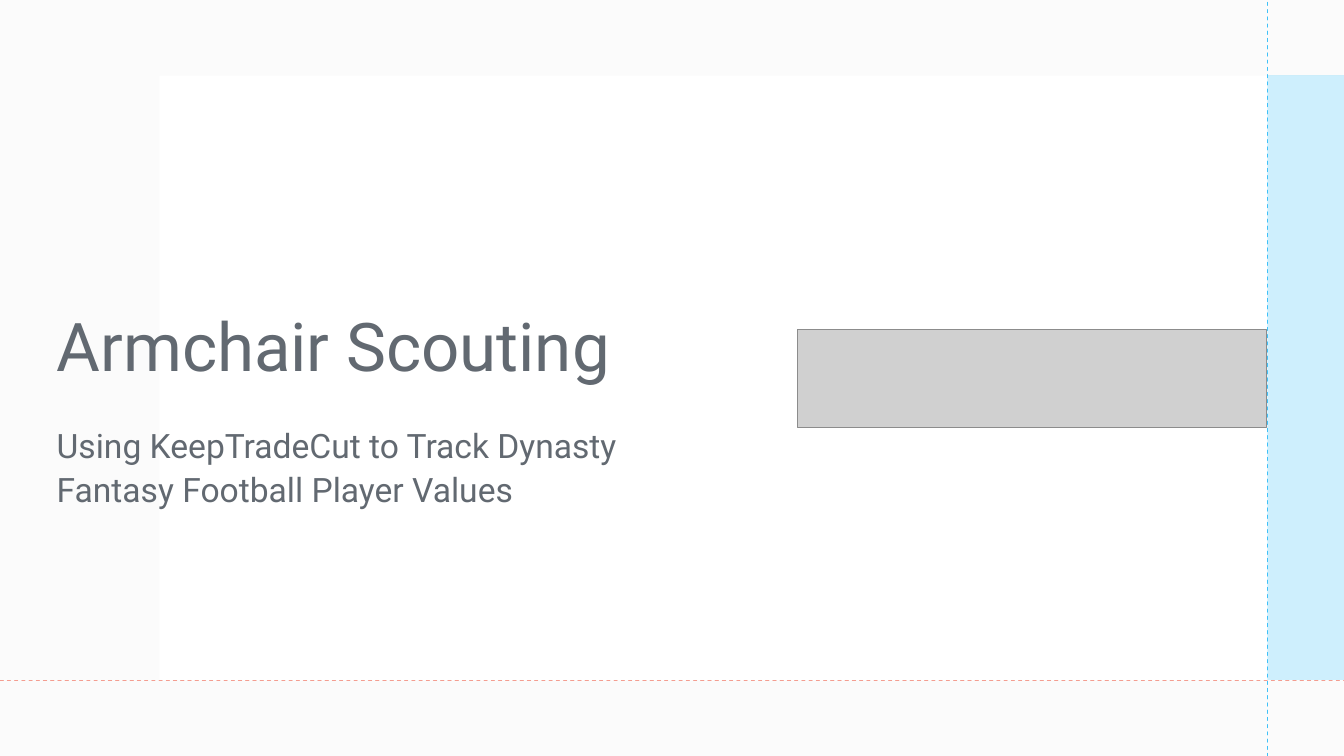
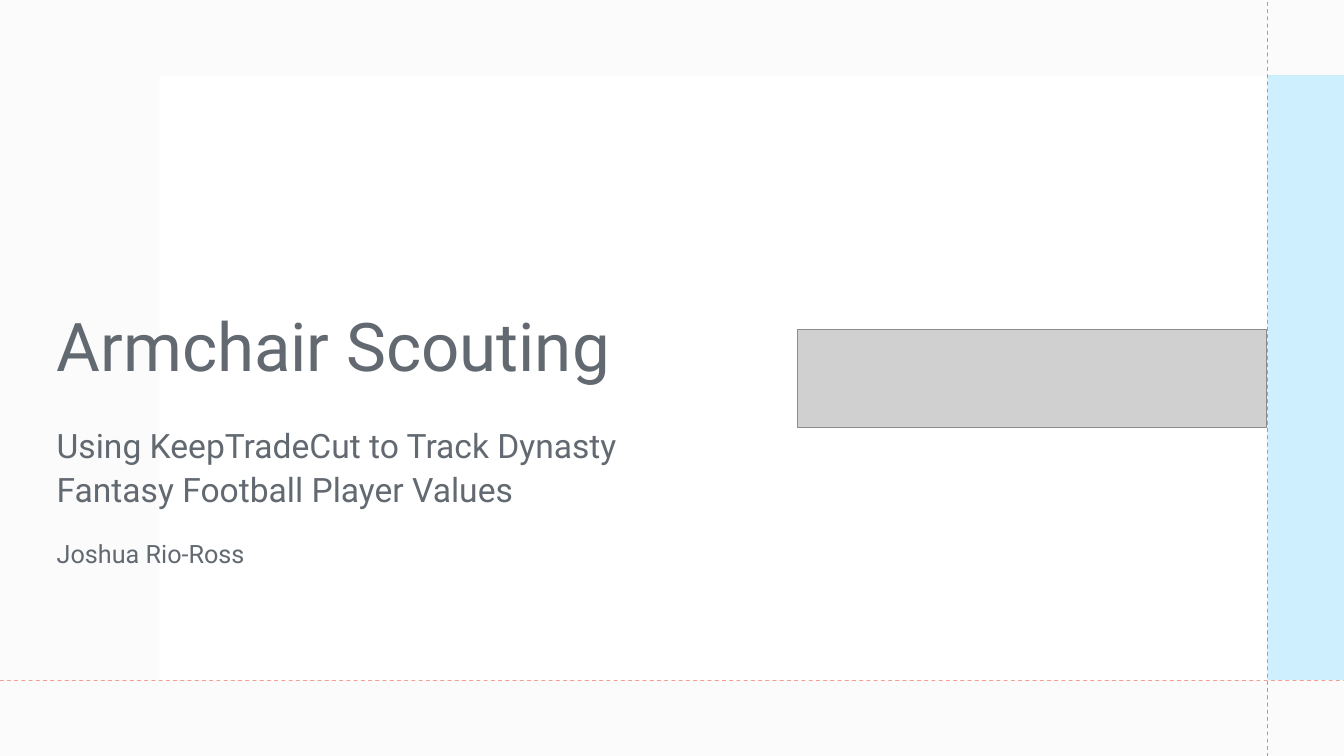
Before and after one commit to jrioross/dynasty_fantasy_football_ktc, a slide deck: slide 1 of assets/presentation_intro.pptx. Drawn at 1344x756 pixels with LibreOffice and Linux fonts; fonts in the diff are those of the drawing; grey boxes stand for pictures. Boxes give left, top, right and bottom in pixels: in the first picture for what was removed or moved away, otherwise in the second. Text is boxed around its words. In the diff, an @@ line names an element or a change of style, - is before the commit and + after.

```diff
--- a/assets/presentation_intro.pptx
+++ b/assets/presentation_intro.pptx
@@ subtitle at [57,544,245,563]: paragraph added @@
+Joshua Rio-Ross
```
Also in this commit, not shown: 2 other slides changed, 3 slides added, 5 other files.
